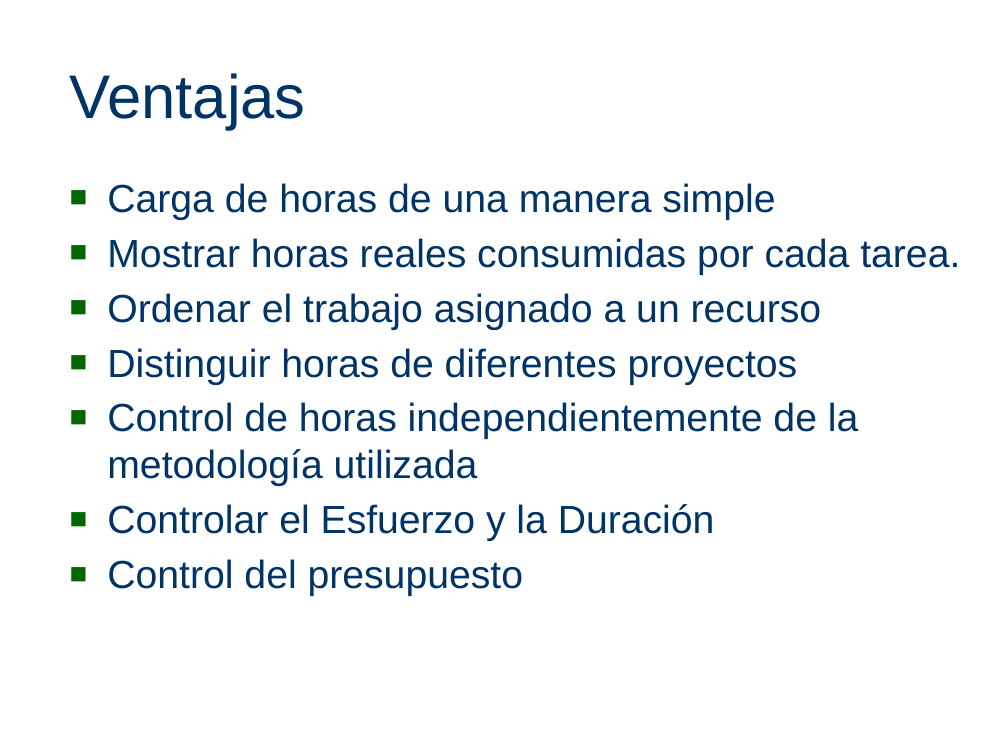
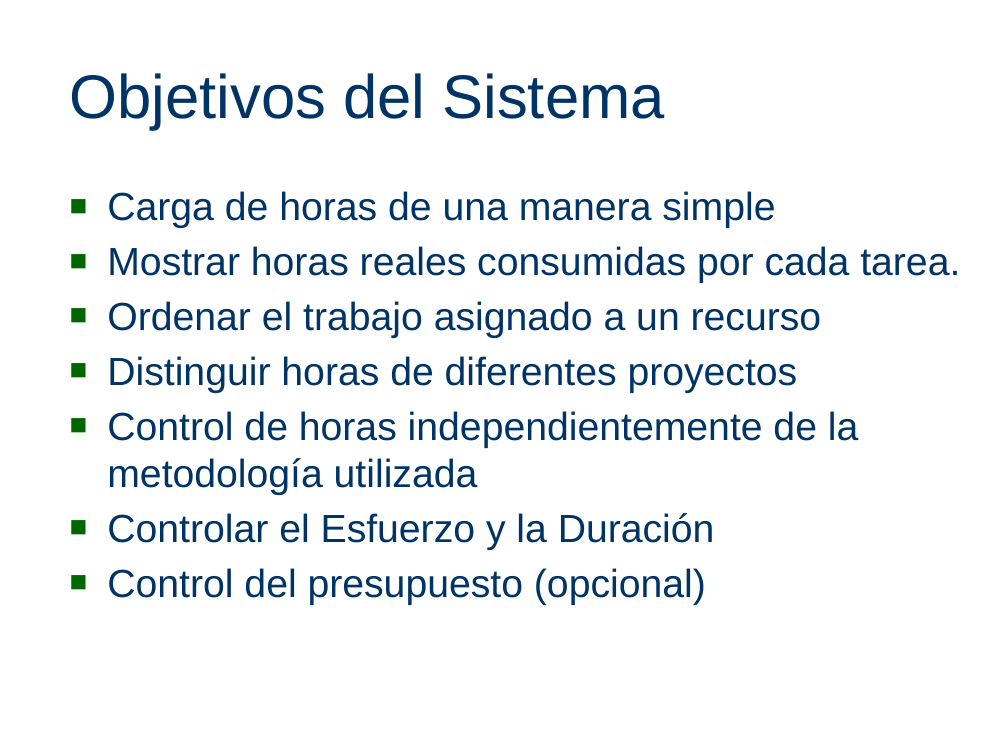
Before and after one commit to joshishimla99/tempore, a slide deck: slide 6 of docs/PresentacionFebrero2011/PresentacionFebrero2011Tempore.pptx (slide 5 before the commit). Drawn at 1008x756 pixels with LibreOffice and Linux fonts; fonts in the diff are those of the drawing; background and template pictures are left out. Boxes give left, top, right and bottom in pixels: in the first picture for what was removed or moved away, otherwise in the second. Text is boxed around its words. In the diff, an @@ line names an element or a change of style, - is before the commit and + after.

```diff
--- a/docs/PresentacionFebrero2011/PresentacionFebrero2011Tempore.pptx
+++ b/docs/PresentacionFebrero2011/PresentacionFebrero2011Tempore.pptx
@@ title at bbox=[70, 73, 664, 130]: text changed @@
-Ventajas
+Objetivos del Sistema
@@ text "Carga de horas de una ...": place and size @@
-text "Carga de horas de una ..." at bbox=[107, 183, 960, 596]
+text "Carga de horas de una ..." at bbox=[107, 191, 960, 605]
@@ text at bbox=[107, 568, 706, 605]: text changed @@
-■ Control del presupuesto
+■ Control del presupuesto (opcional)
```
Also in this commit, not shown: 5 other slides changed, 1 slide added, 1 slide removed.
